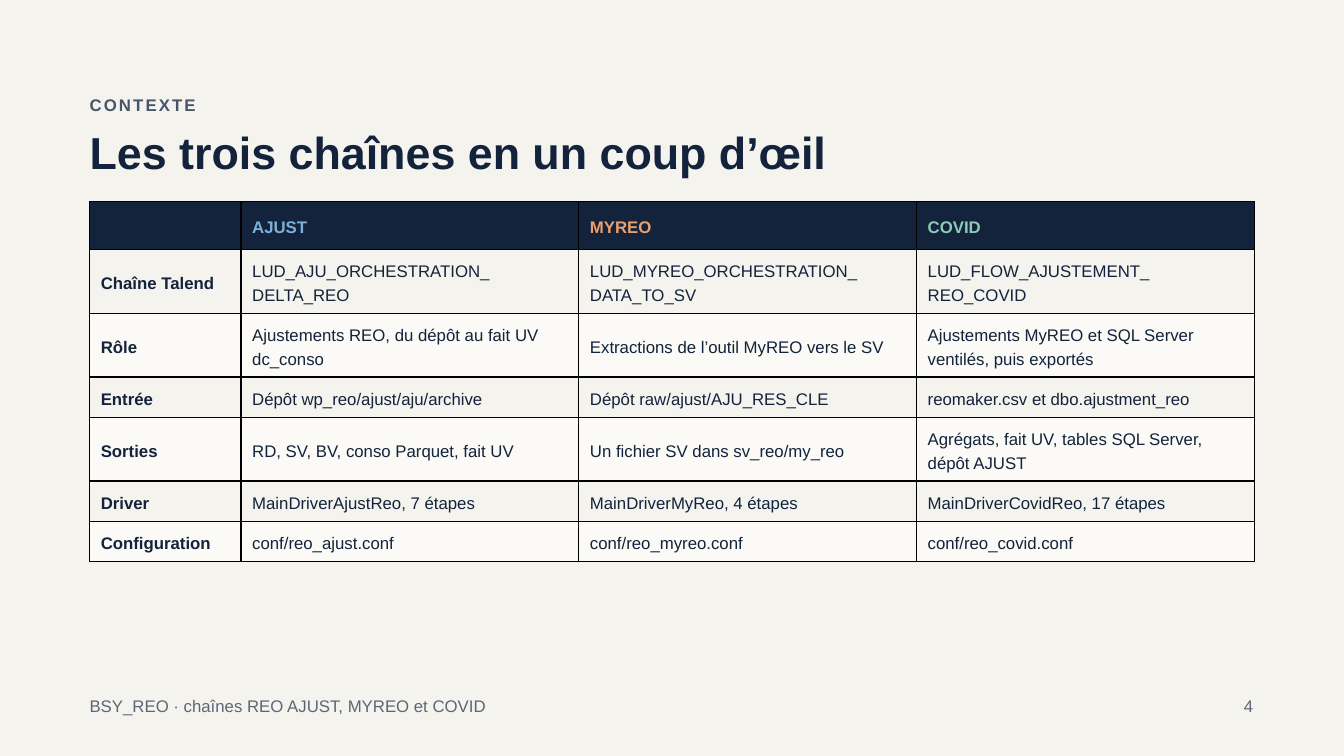
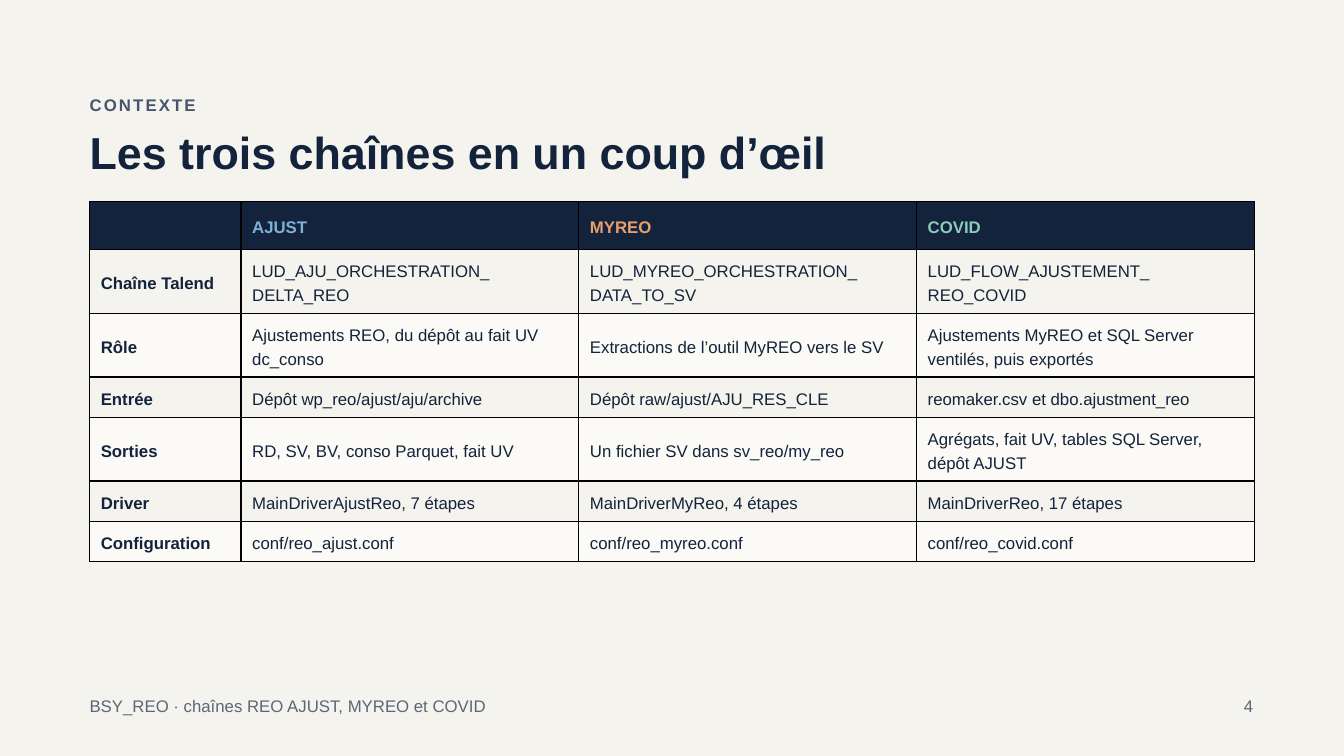
Before and after one commit to mlamouchi001/REO_SCALA, a slide deck: slide 4 of docs/Presentation_BSY_REO.pptx. Drawn at 1344x756 pixels with LibreOffice and Linux fonts; fonts in the diff are those of the drawing. Boxes give left, top, right and bottom in pixels: in the first picture for what was removed or moved away, otherwise in the second. Text is boxed around its words. In the diff, an @@ line names an element or a change of style, - is before the commit and + after.

Commit message:
Renomme le driver de la chaîne COVID en MainDriverReo

```diff
--- a/docs/Presentation_BSY_REO.pptx
+++ b/docs/Presentation_BSY_REO.pptx
@@ table at <box>90,202,1254,557</box> @@
-row 6, column 4: MainDriverCovidReo, 17 étapes
+row 6, column 4: MainDriverReo, 17 étapes
```
Also in this commit, not shown: 1 other slide changed, 9 other files.
